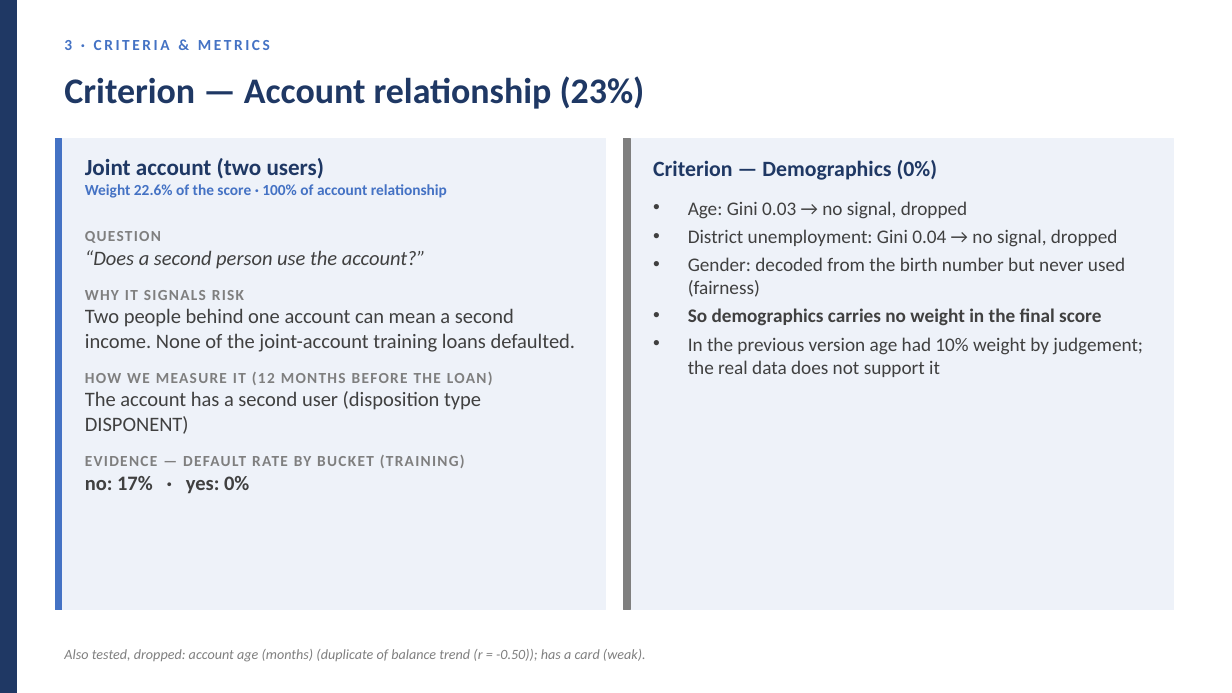
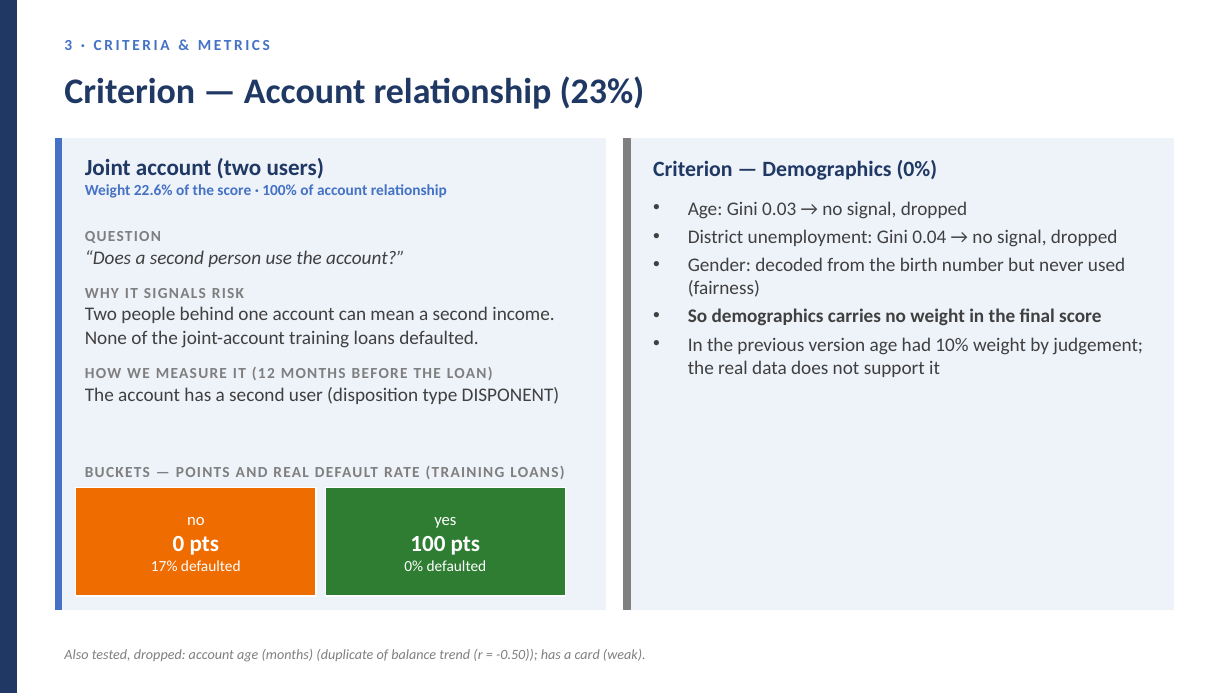
Before and after one commit to huotrithy/da-assignment-risk-scoring, a slide deck: slide 23 of docs/Final_Presentation.pptx (slide 22 before the commit). Drawn at 1232x693 pixels with LibreOffice and Linux fonts; fonts in the diff are those of the drawing. Boxes give left, top, right and bottom in pixels: in the first picture for what was removed or moved away, otherwise in the second. Text is boxed around its words. In the diff, an @@ line names an element or a change of style, - is before the commit and + after.

```diff
--- a/docs/Final_Presentation.pptx
+++ b/docs/Final_Presentation.pptx
@@ text at box(85, 250, 560, 404): size 16 to 15 pt in "“Does a second person use the account?”", "Two people behind one account can mean ...", "The account has a second user (disposition ..." @@
@@ text at box(85, 455, 465, 494): paragraphs removed @@
-EVIDENCE — DEFAULT RATE BY BUCKET (TRAINING)
-no: 17% · yes: 0%
@@ text added at box(85, 466, 564, 479), 12 pt, text #7F7F7F, bold @@
+BUCKETS — POINTS AND REAL DEFAULT RATE (TRAINING LOANS)
@@ rectangle added at box(76, 488, 316, 596), fill #EF6C00, outline #FFFFFF 1 pt @@
@@ rectangle added at box(325, 488, 566, 596), fill #2E7D32, outline #FFFFFF 1 pt @@
@@ text added at box(151, 517, 241, 571), 12 pt, text #FFFFFF @@
+no
+0 pts
+17% defaulted
@@ text added at box(404, 517, 487, 571), 12 pt, text #FFFFFF @@
+yes
+100 pts
+0% defaulted
```
Also in this commit, not shown: 8 other slides changed, 2 slides added, 1 slide removed, 1 other file.
